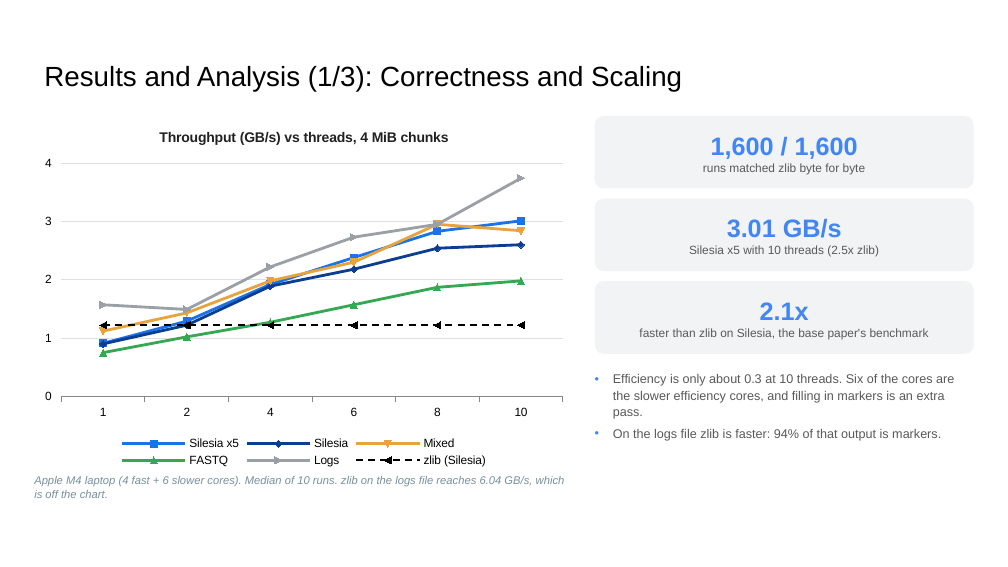
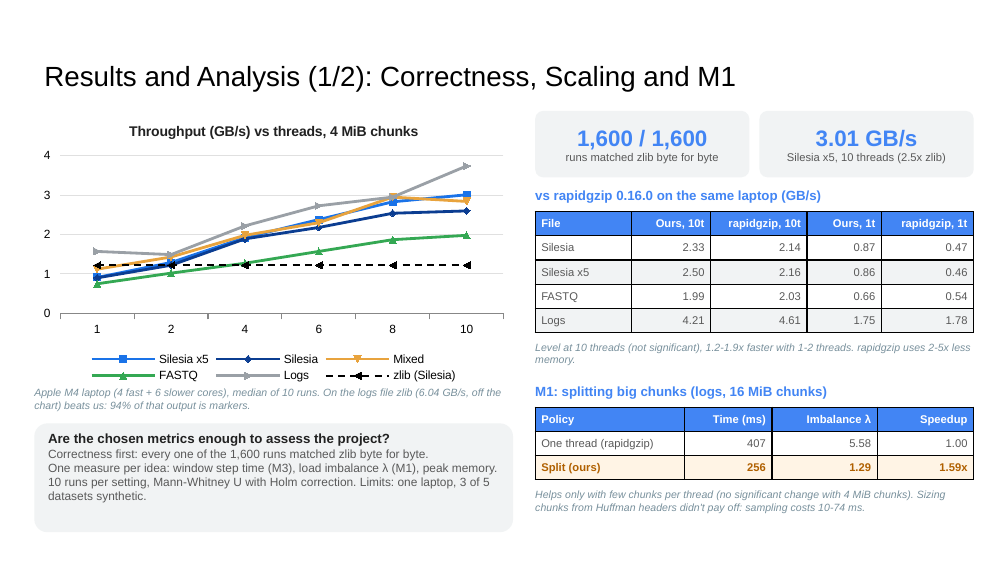
Before and after one commit to DarkDS13/riptide, a slide deck: slide 4 of docs/final/riptide_final_presentation.pptx. Drawn at 1008x567 pixels with LibreOffice and Linux fonts; fonts in the diff are those of the drawing. Boxes give left, top, right and bottom in pixels: in the first picture for what was removed or moved away, otherwise in the second. Text is boxed around its words. In the diff, an @@ line names an element or a change of style, - is before the commit and + after.

Commit message:
Cut the final deck to seven slides
The course allows at most seven slides. The terminal demo slide is gone,
and the first and third results slides are merged into one: throughput
against threads, the correctness and speed figures, the rapidgzip
comparison and the M1 result. The window-step slide (M3 on CPU and GPU)
is unchanged. The demo screenshots are no longer used and are removed.

```diff
--- a/docs/final/riptide_final_presentation.pptx
+++ b/docs/final/riptide_final_presentation.pptx
@@ title at box(44, 66, 736, 92): text changed @@
-Results and Analysis (1/3): Correctness and Scaling
+Results and Analysis (1/2): Correctness, Scaling and M1
@@ line chart: place and size @@
-line chart at box(34, 113, 574, 471)
+line chart at box(34, 109, 513, 386)
@@ rounded rectangle "1,600 / 1,600": place and size @@
-rounded rectangle "1,600 / 1,600" at box(595, 116, 974, 188)
+rounded rectangle "1,600 / 1,600" at box(535, 111, 749, 177)
@@ rounded rectangle "1,600 / 1,600" at box(535, 111, 749, 177): size 18 to 16 pt in "1,600 / 1,600"; size 8.5 to 8 pt in "runs matched zlib byte for byte" @@
@@ rounded rectangle "3.01 GB/s": place and size @@
-rounded rectangle "3.01 GB/s" at box(595, 199, 974, 271)
+rounded rectangle "3.01 GB/s" at box(760, 111, 974, 177)
@@ text in rounded rectangle at box(816, 130, 917, 147): size 18 to 16 pt in "3.01 GB/s" @@
@@ text in rounded rectangle at box(787, 153, 946, 164): text changed; size 8.5 to 8 pt @@
-Silesia x5 with 10 threads (2.5x zlib)
+Silesia x5, 10 threads (2.5x zlib)
@@ text at box(535, 190, 821, 203): text changed; size 9 to 9.5 pt; text colour #595959 to #4285F4; bold on @@
-• Efficiency is only about 0.3 at 10 threads. Six of the cores are the slower efficiency cores, and filling in markers is an extra pass.
-• On the logs file zlib is faster: 94% of that output is markers.
+vs rapidgzip 0.16.0 on the same laptop (GB/s)
@@ table added at box(535, 212, 974, 333), 5 rows, 5 columns @@
+File | Ours, 10t | rapidgzip, 10t | Ours, 1t | rapidgzip, 1t
+Silesia | 2.33 | 2.14 | 0.87 | 0.47
+Silesia x5 | 2.50 | 2.16 | 0.86 | 0.46
+FASTQ | 1.99 | 2.03 | 0.66 | 0.54
+Logs | 4.21 | 4.61 | 1.75 | 1.78
@@ rounded rectangle removed at box(595, 281, 974, 354) @@
-2.1x
-faster than zlib on Silesia, the base paper's benchmark
@@ text added at box(535, 343, 971, 365), 7.5 pt, text #78909C, italic @@
+Level at 10 threads (not significant), 1.2-1.9x faster with 1-2 threads. rapidgzip uses 2-5x less memory.
@@ text at box(34, 388, 502, 411): text changed; size 8 to 7.5 pt @@
-Apple M4 laptop (4 fast + 6 slower cores). Median of 10 runs. zlib on the logs file reaches 6.04 GB/s, which is off the chart.
+Apple M4 laptop (4 fast + 6 slower cores), median of 10 runs. On the logs file zlib (6.04 GB/s, off the chart) beats us: 94% of that output is markers.
@@ text added at box(535, 386, 827, 399), 9.5 pt, text #4285F4, bold @@
+M1: splitting big chunks (logs, 16 MiB chunks)
@@ table added at box(535, 407, 974, 480), 3 rows, 4 columns @@
+Policy | Time (ms) | Imbalance λ | Speedup
+One thread (rapidgzip) | 407 | 5.58 | 1.00
+Split (ours) | 256 | 1.29 | 1.59x
@@ rounded rectangle added at box(34, 423, 513, 532), fill #F1F3F4, 8.5 pt, text #595959 @@
+Are the chosen metrics enough to assess the project?
+Correctness first: every one of the 1,600 runs matched zlib byte for byte.
+One measure per idea: window step time (M3), load imbalance λ (M1), peak memory.
+10 runs per setting, Mann-Whitney U with Holm correction. Limits: one laptop, 3 of 5 datasets synthetic.
@@ text added at box(535, 490, 946, 513), 7.5 pt, text #78909C, italic @@
+Helps only with few chunks per thread (no significant change with 4 MiB chunks). Sizing chunks from Huffman headers didn't pay off: sampling costs 10-74 ms.
```
Also in this commit, not shown: 1 other slide changed, 2 slides removed, 3 other files.
